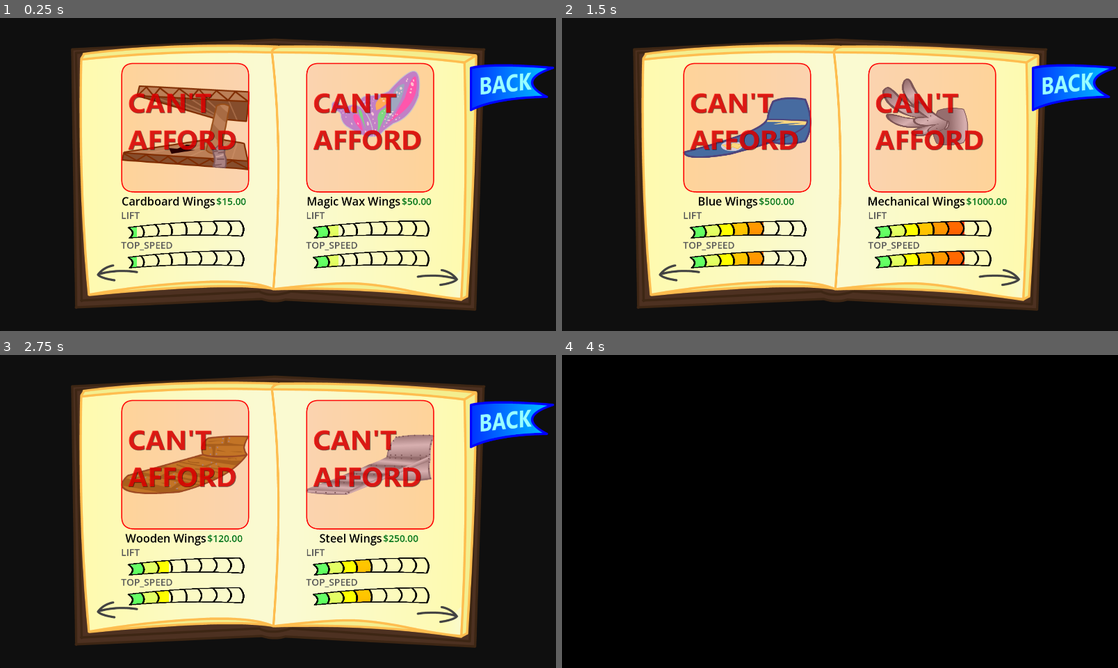
Above: before the commit, frames 1-4 (two rows, left to right).
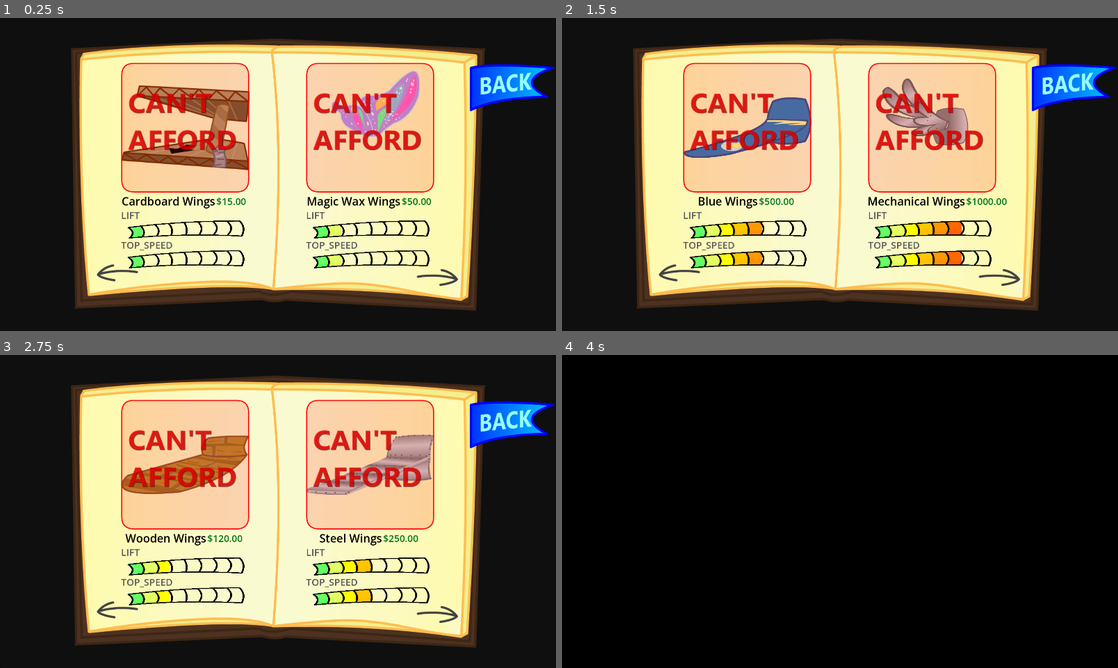
Above: after the commit, the same moments.

Repository: 100-Devs-1-Game/FlightOfHarmony
Game: Godot game, scene res://shop/upgrade_book/upgrade_book.tscn
Two runs of this game, one before a commit and one after it. Both use one fixed random seed, a clock stepped at 60 frames per second and the inputs below. This scene is started directly instead of the project's main scene.
Inputs (mouse positions are in pixels of both pictures, inside the frame that each line leads up to):
- Up to frame 1 (0.25 s): no input
- Up to frame 2 (1.5 s): click (1001, 277) at 0.5 s; click (1001, 277) at 1.25 s
- Up to frame 3 (2.75 s): click (116, 608) at 2 s
- Up to frame 4 (4 s): click (745, 464) at 2.77 s; click (1073, 423) at 3.5 s

The runs differ from the first frame. In frame 1, 0.1% of the frame differs, in the area x 24-62%, y 66-80%; in frame 2, less than 0.1%; in frame 3, less than 0.1%; in frame 4, nothing differs.

Commit message:
Custom stat bar thresholds

Diff:
--- a/src/shop/upgrade_book/upgrade_component.gd
+++ b/src/shop/upgrade_book/upgrade_component.gd
@@ -8,6 +8,7 @@
 const ITEM_SOLD = preload("res://assets/art/upgrades/book/icons/BuyIcon_Sold.png")
 
 @export var res: ShopUpgrade
+@export var stat_bar_thresholds: Array[float]
 
 @onready var selector: BaseButton = $Selector
 @onready var display_label: Label = $HBoxContainer/ItemName
@@ -80,13 +81,17 @@
 		second_stat= res.pony_stat_modifiers[1]
 
 	first_bar.get_child(0).text = first_stat.get_display_name()
-	first_bar.value= first_stat.value
+	first_bar.value= get_adjusted_stat_bar_value(first_stat.value)
 
 	if second_stat:
 		second_bar.get_child(0).text = second_stat.get_display_name()
-		second_bar.value= second_stat.value
+		second_bar.value= get_adjusted_stat_bar_value(second_stat.value)
 	else:
 		second_bar.hide()
+
+
+func get_adjusted_stat_bar_value(value: float)-> float:
+	return stat_bar_thresholds[int(value)]
 
 
 func _on_upgrade_pressed(upgrade: ShopUpgrade) -> void:
--- a/src/shop/upgrade_component.tscn
+++ b/src/shop/upgrade_component.tscn
@@ -16,6 +16,7 @@
 offset_right = 443.0
 offset_bottom = 691.0
 script = ExtResource("1_w5nlv")
+stat_bar_thresholds = Array[float]([0.0, 1.32, 2.2, 3.03, 4.0, 4.95, 5.85, 6.9, 8.0])
 
 [node name="Selector" type="TextureButton" parent="."]
 z_index = 2
@@ -100,6 +101,7 @@
 custom_minimum_size = Vector2(0, 139.215)
 layout_mode = 2
 max_value = 8.0
+step = 0.01
 value = 8.0
 nine_patch_stretch = true
 texture_over = ExtResource("5_amml7")
@@ -118,6 +120,7 @@
 custom_minimum_size = Vector2(0, 139.215)
 layout_mode = 2
 max_value = 8.0
+step = 0.01
 value = 8.0
 nine_patch_stretch = true
 texture_over = ExtResource("5_amml7")
